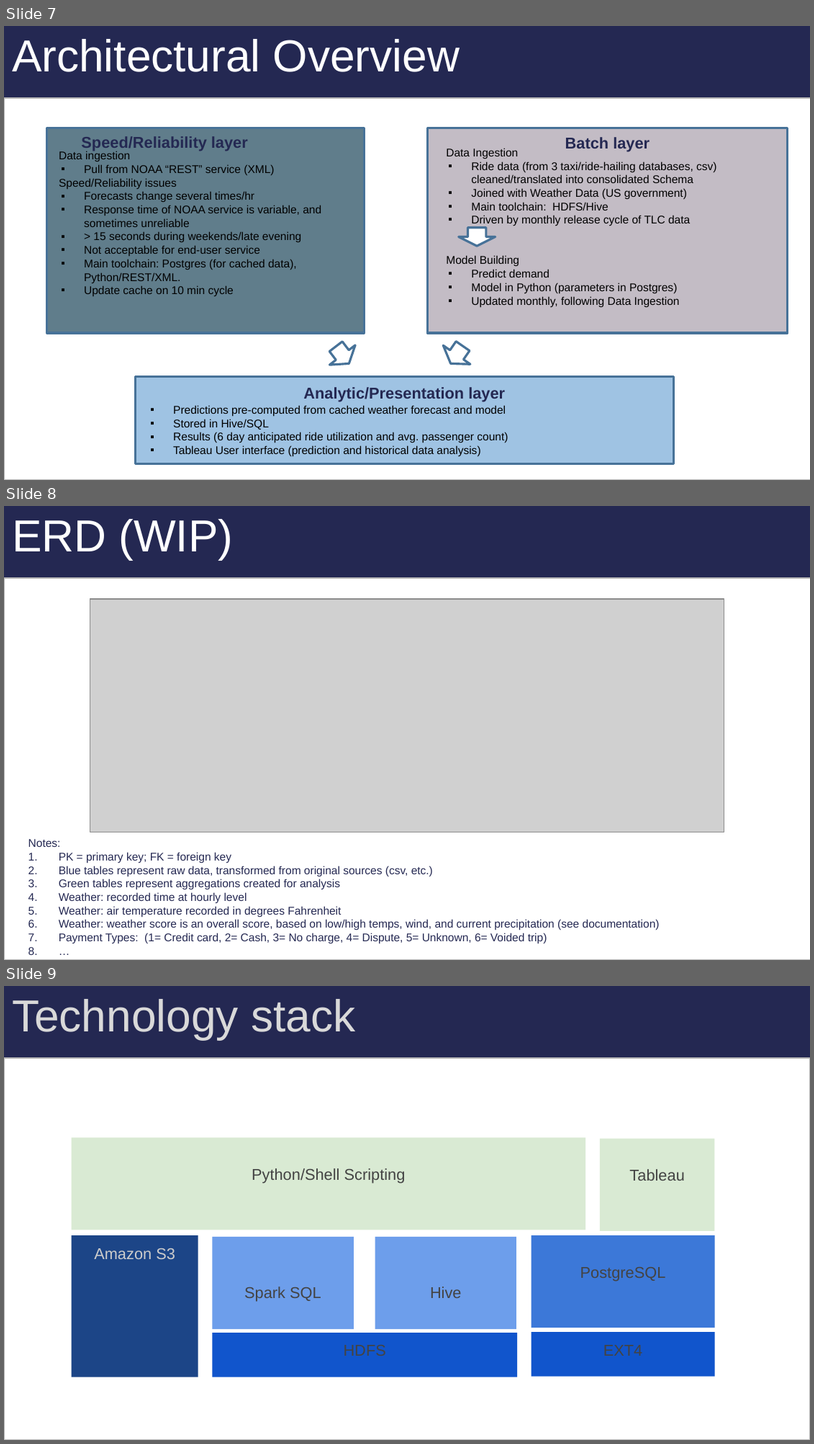
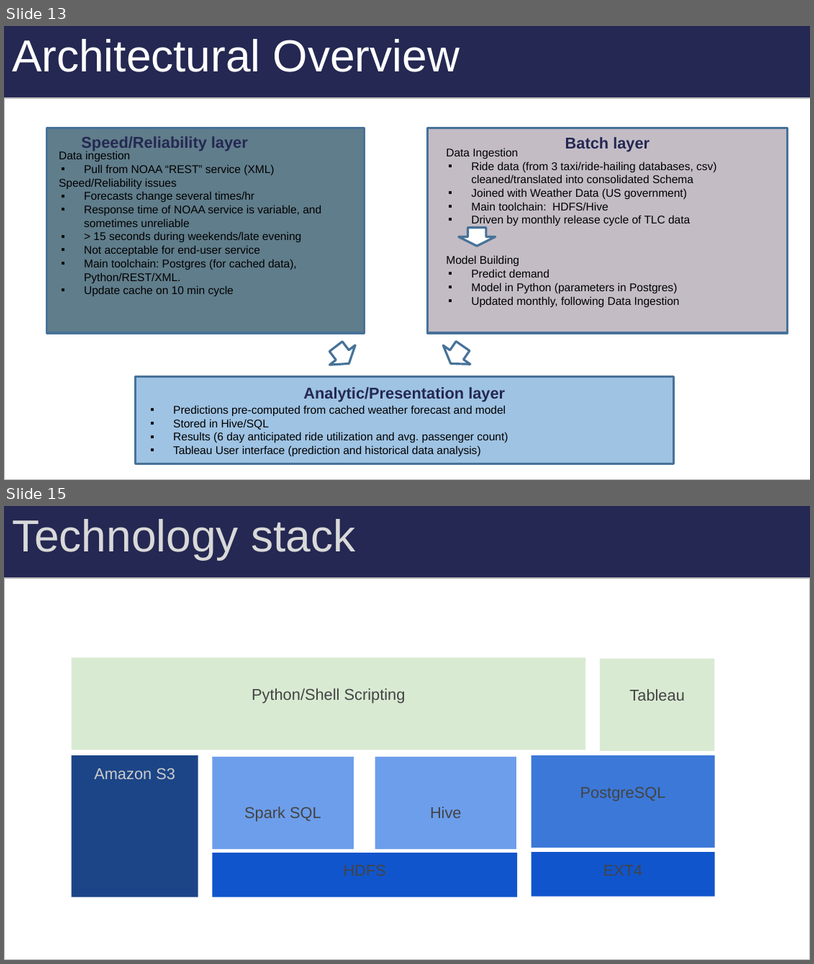
Before and after one commit to blakkan/CabStuff, a slide deck: W205-TaxiNYC-FinalPresentation-JB-RN-AP.pptx. Shown one above the other, each under a label of ours: slides 7, 8 and 9 before the commit, slides 13 and 15 after it; the slides between them are not shown. The pictures are 814x1444 and 814x964 pixels, drawn with LibreOffice and Linux fonts; fonts in the diff are those of the drawing; grey boxes stand for pictures. Boxes give left, top, right and bottom in pixels: in the first picture for what was removed or moved away, otherwise in the second. Text is boxed around its words. In the diff, an @@ line names an element or a change of style, - is before the commit and + after.

```diff
--- a/W205-TaxiNYC-FinalPresentation-JB-RN-AP.pptx
+++ b/W205-TaxiNYC-FinalPresentation-JB-RN-AP.pptx
@@ slide 8 removed at (4, 506, 810, 960), background gradient #B7B7B7 to #C2D8F5 to #E1EBF9; not listed: 1 template element that a slide beside it also shows @@
@@ title removed at (12, 519, 234, 559) @@
-ERD (WIP)
@@ rectangle removed at (5, 578, 810, 959) @@
@@ picture removed at (90, 599, 724, 831) @@
@@ text removed at (28, 839, 660, 944) @@
-Notes:
-1. PK = primary key; FK = foreign key
-2. Blue tables represent raw data, transformed from original sources (csv, etc.)
-3. Green tables represent aggregations created for analysis
-4. Weather: recorded time at hourly level
-5. Weather: air temperature recorded in degrees Fahrenheit
-6. Weather: weather score is an overall score, based on low/high temps, wind, and current precipitation (see documentation)
-7. Payment Types: (1= Credit card, 2= Cash, 3= No charge, 4= Dispute, 5= Unknown, 6= Voided trip)
-8. …
@@ what was slide 7 is now slide 13 @@
@@ what was slide 9 is now slide 15 @@
```
Also in this commit, not shown: 6 slides changed, 5 slides added, 5 other slides removed.
